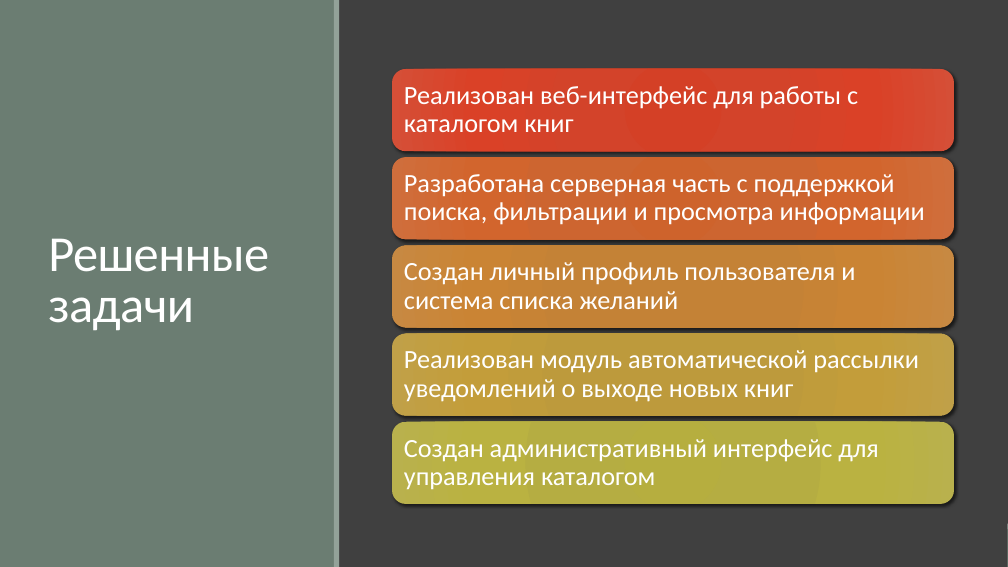
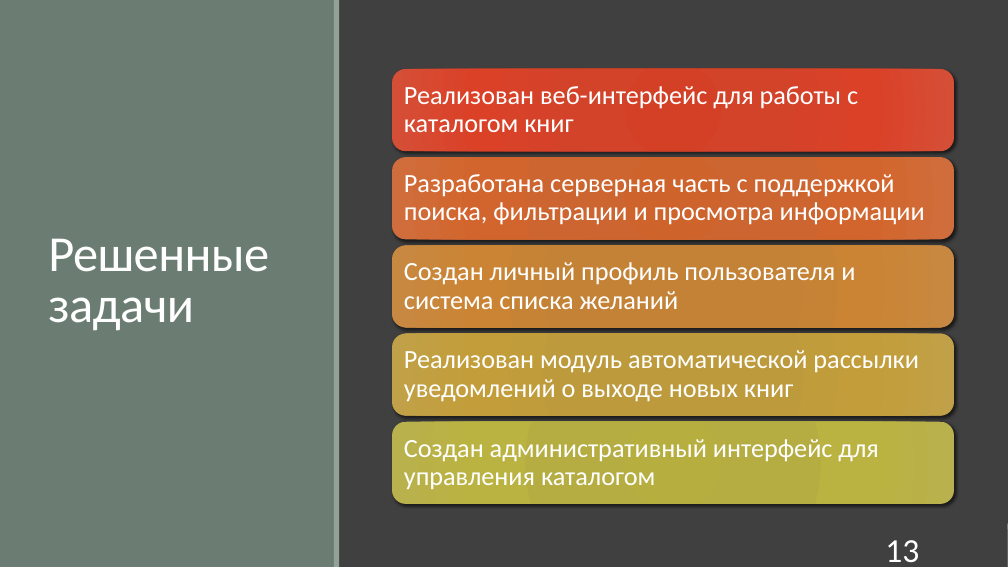
Before and after one commit to AknasMacefg/ITiABD, a slide deck: slide 13 of Курс 3/СТП/ИД23-1_Маслов_АН_ЗКР.pptx (slide 11 before the commit). Drawn at 1008x567 pixels with LibreOffice and Linux fonts; fonts in the diff are those of the drawing. Boxes give left, top, right and bottom in pixels: in the first picture for what was removed or moved away, otherwise in the second. Text is boxed around its words. In the diff, an @@ line names an element or a change of style, - is before the commit and + after.

```diff
--- a/Курс 3/СТП/ИД23-1_Маслов_АН_ЗКР.pptx
+++ b/Курс 3/СТП/ИД23-1_Маслов_АН_ЗКР.pptx
@@ page number added at box(885, 540, 919, 562), 32 pt, text #FFFFFF @@
+13
```
Also in this commit, not shown: 12 other slides changed, 2 slides added.
